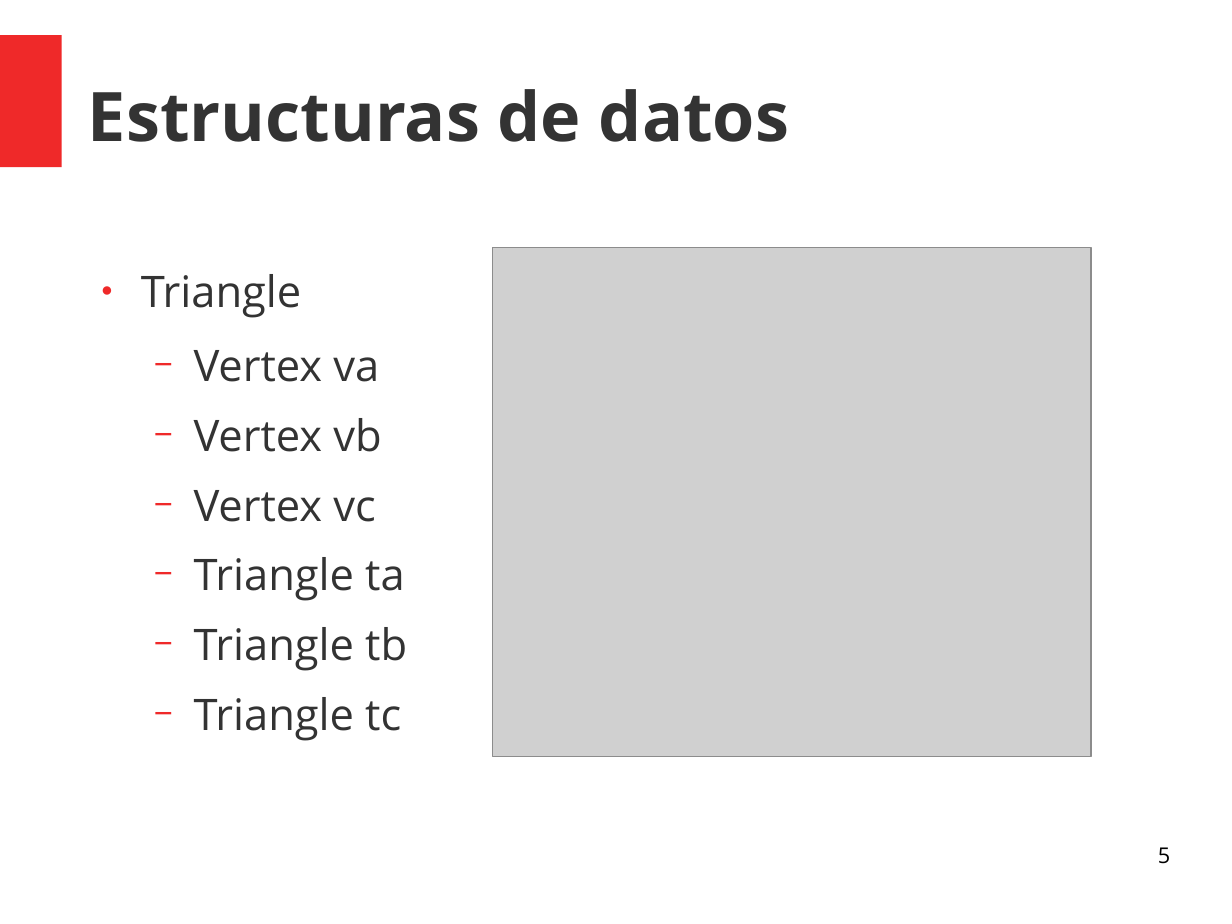
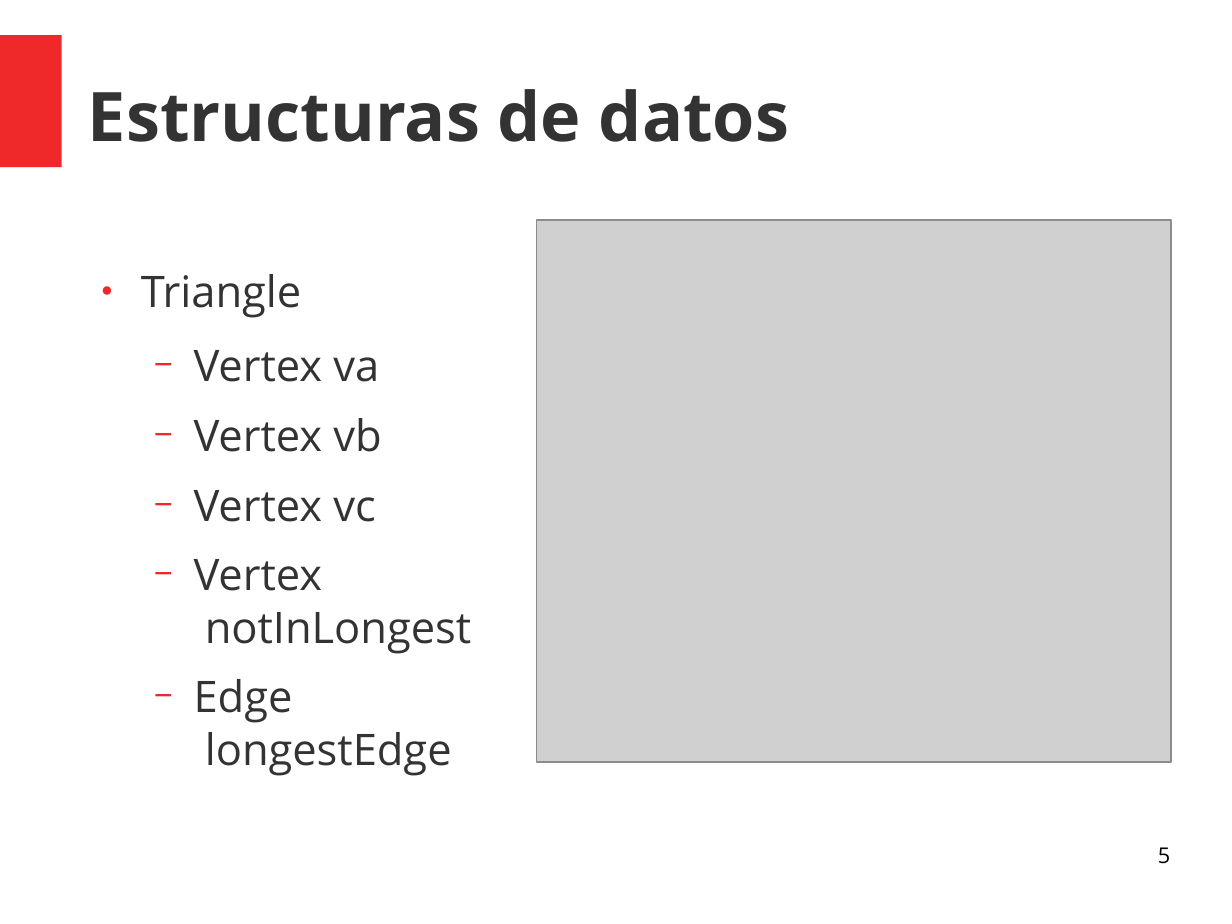
Before and after one commit to KaiLuQiu/LeppDelaunay, a slide deck: slide 5 of Presentación/Presentacion Avance Tarea 2.odp. Drawn at 1232x924 pixels with LibreOffice and Linux fonts; fonts in the diff are those of the drawing; grey boxes stand for pictures. Boxes give left, top, right and bottom in pixels: in the first picture for what was removed or moved away, otherwise in the second. Text is boxed around its words. In the diff, an @@ line names an element or a change of style, - is before the commit and + after.

```diff
--- a/Presentación/Presentacion Avance Tarea 2.odp
+++ b/Presentación/Presentacion Avance Tarea 2.odp
@@ picture: place and size @@
-picture at box(493, 247, 1091, 757)
+picture at box(537, 220, 1172, 762)
@@ text at box(194, 559, 471, 776): text changed @@
-  − Triangle ta
-  − Triangle tb
-  − Triangle tc
+  − Vertex
+    notInLongest
+  − Edge
+    longestEdge
```
Also in this commit, not shown: 3 other slides changed, 6 slides added, 16 slides removed, 13 other files.
